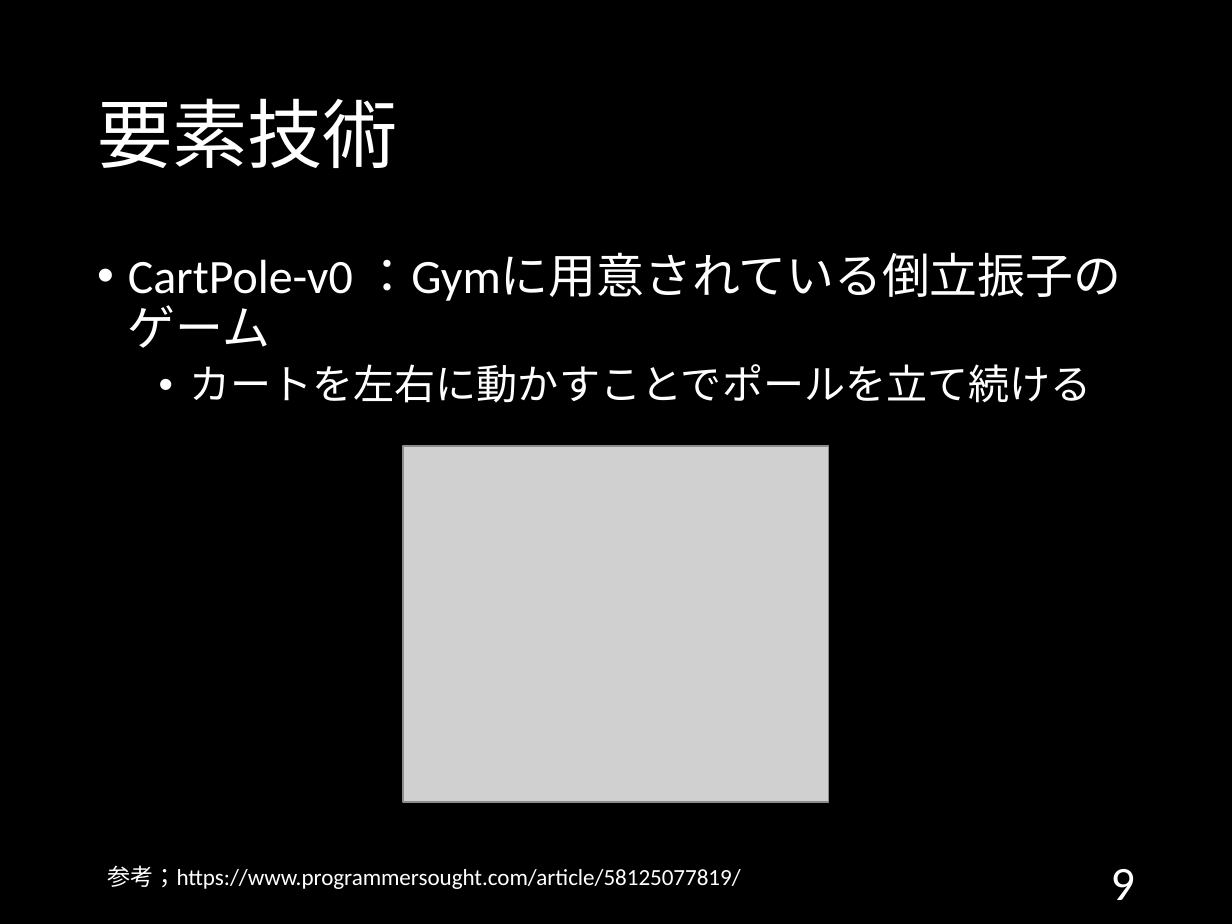
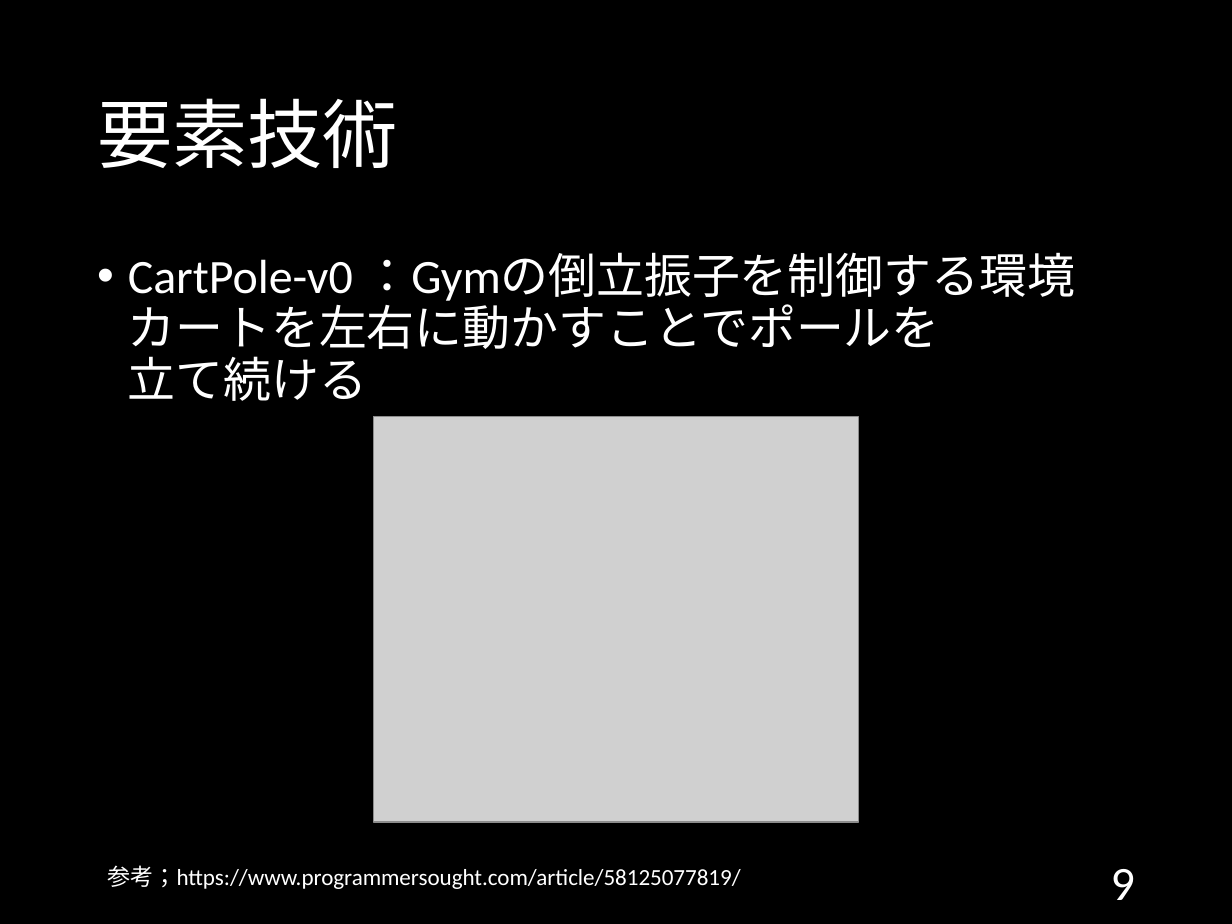
Before and after one commit to 1g-hub/ozeki, a slide deck: slide 9 of B3/情報工学実験II_発表資料.pptx. Drawn at 1232x924 pixels with LibreOffice and Linux fonts; fonts in the diff are those of the drawing; grey boxes stand for pictures. Boxes give left, top, right and bottom in pixels: in the first picture for what was removed or moved away, otherwise in the second. Text is boxed around its words. In the diff, an @@ line names an element or a change of style, - is before the commit and + after.

```diff
--- a/B3/情報工学実験II_発表資料.pptx
+++ b/B3/情報工学実験II_発表資料.pptx
@@ text at (128, 259, 367, 401): text changed @@
-• CartPole-v0 ：Gymに用意されている倒立振子のゲーム
-  • カートを左右に動かすことでポールを立て続ける
+• CartPole-v0 ：Gymの倒立振子を制御する環境カートを左右に動かすことでポールを
+  立て続ける
@@ picture: place and size @@
-picture at (403, 446, 828, 802)
+picture at (373, 416, 857, 822)
```
Also in this commit, not shown: 4 other slides changed.
